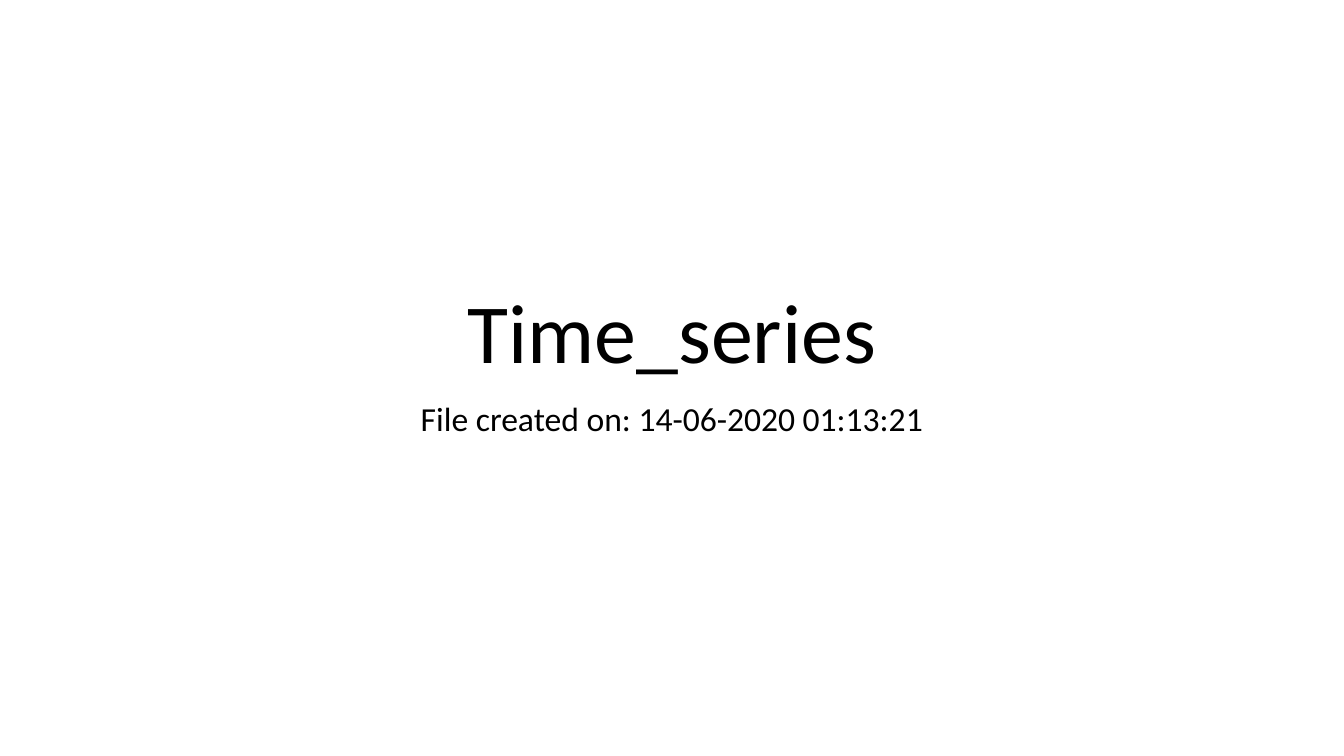
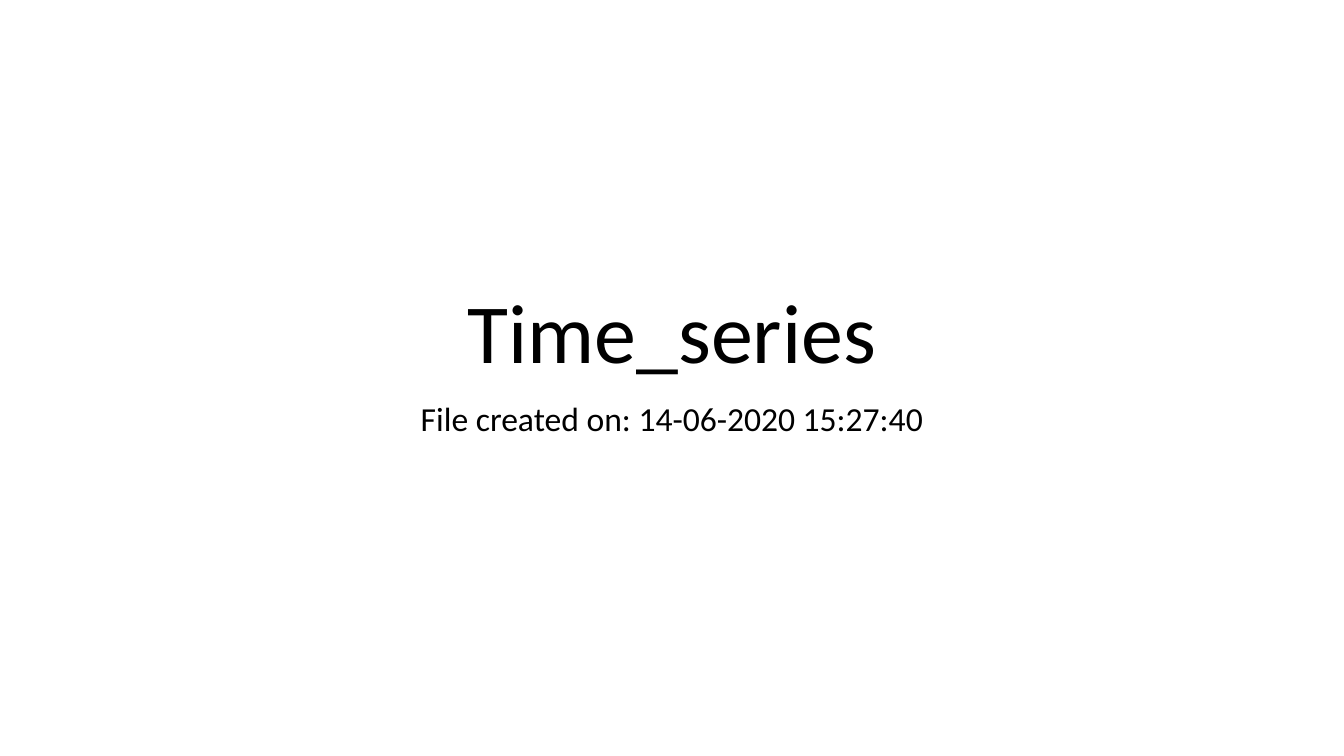
Before and after one commit to Roh1702/Covid-19-Data-Analysis, a slide deck: slide 1 of Time_series.pptx. Drawn at 1344x756 pixels with LibreOffice and Linux fonts; fonts in the diff are those of the drawing. Boxes give left, top, right and bottom in pixels: in the first picture for what was removed or moved away, otherwise in the second. Text is boxed around its words. In the diff, an @@ line names an element or a change of style, - is before the commit and + after.

Commit message:
time-series

```diff
--- a/Time_series.pptx
+++ b/Time_series.pptx
@@ subtitle at box(421, 407, 923, 432): text changed @@
-File created on: 14-06-2020 01:13:21
+File created on: 14-06-2020 15:27:40
```
Also in this commit, not shown: 3 other files.
